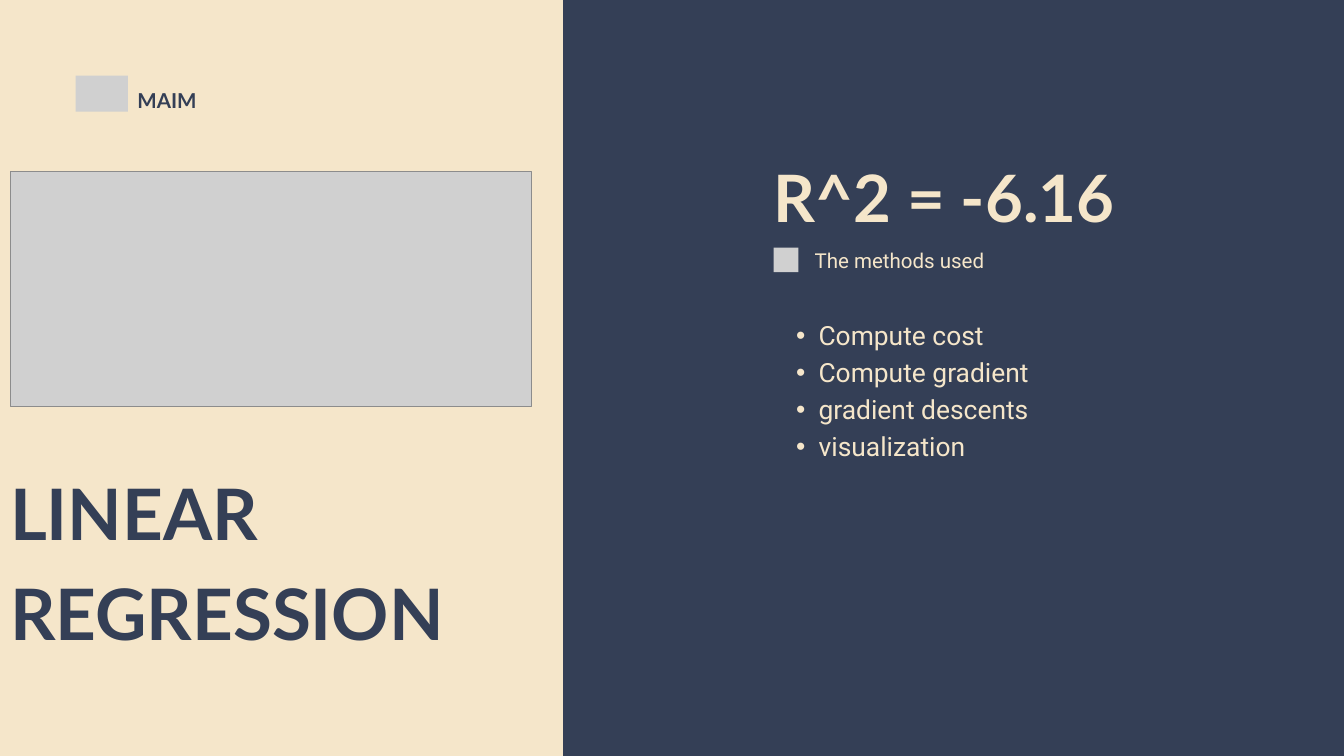
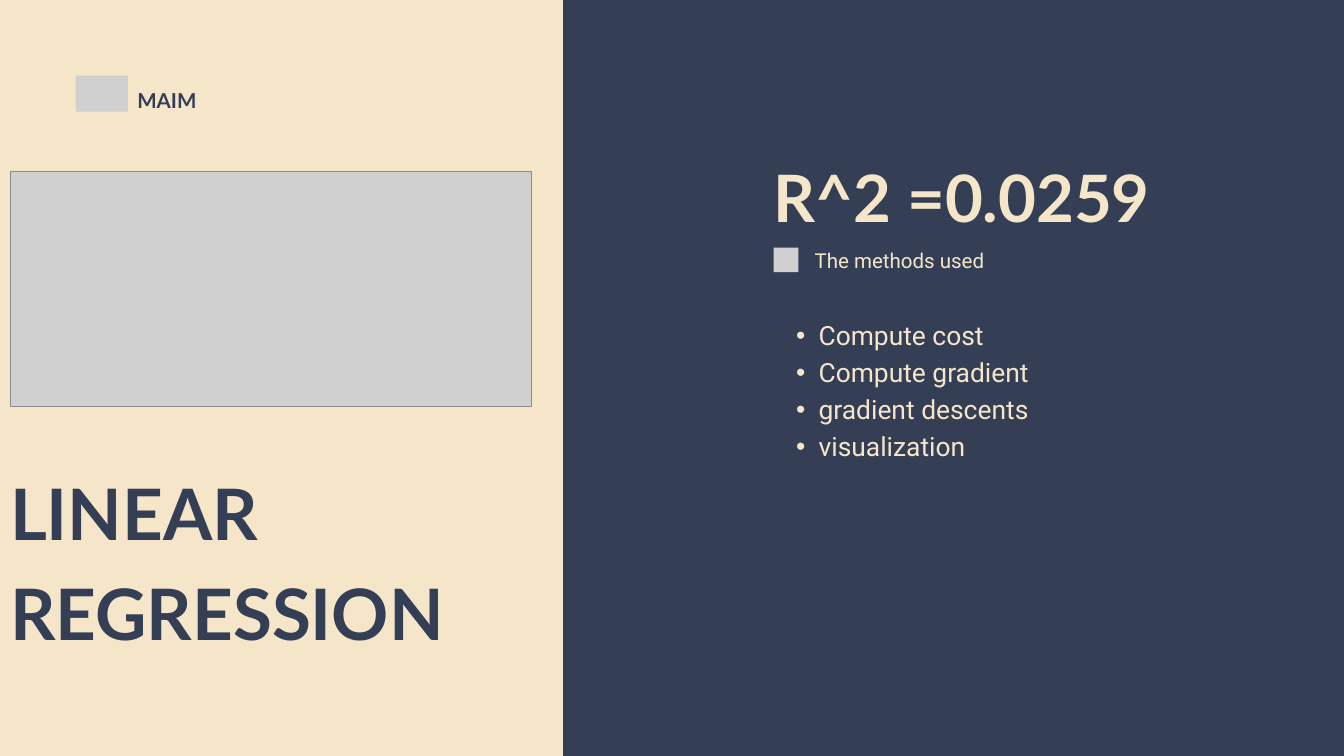
Before and after one commit to mohamed682004/MAIM-final-project, a slide deck: slide 5 of final project presentation.pptx. Drawn at 1344x756 pixels with LibreOffice and Linux fonts; fonts in the diff are those of the drawing; grey boxes stand for pictures. Boxes give left, top, right and bottom in pixels: in the first picture for what was removed or moved away, otherwise in the second. Text is boxed around its words. In the diff, an @@ line names an element or a change of style, - is before the commit and + after.

```diff
--- a/final project presentation.pptx
+++ b/final project presentation.pptx
@@ text at <box>774,174,1150,223</box>: text changed @@
-R^2 = -6.16
+R^2 =0.0259
```
Also in this commit, not shown: 24 other slides changed.
